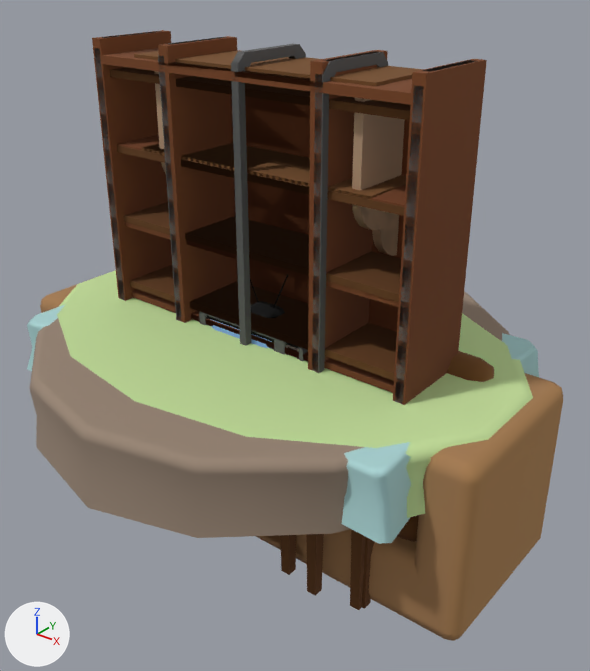
Before and after pictures for a commit that changed the FBX model Assets/3DModels/Fbx's/LivingRoom.fbx.
Both versions are drawn from a camera (50 mm lens) standing at (2.65, -3.12, 2.96) and looking at (0.16, -0.01, 1.04). Every picture has the same lights, and +X, +Y and +Z are marked at lower left. Where no turn or scale is listed for an object, it has been applied to the vertices. Vertices at the same position are counted once.

In view in the first picture: 'Armchair01', 'Bookshelf01', 'Bookshelf02', 'Bookshelf03', 'Bookshelf04', 'Bookshelf06', 'Sofa01', 'TV01', 'TV02', 'Table01', 'Table01_Sheet', 'Table02', 'Table02_Sheet', 'Table03', 'Table03_Sheet', 'Table04'.
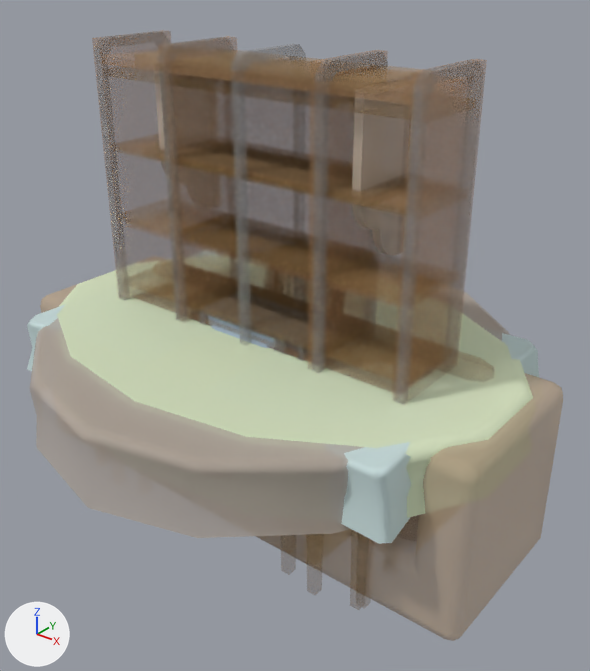
Where the newer file only moved an object's origin or applied its transform, the numbers keep the older frame.

The change, as a list of edits to the scene's bpy script:
```text
Change img_tex_gradients_png:
    img_tex_gradients_png: load_image('Tex_Gradients.png', '../../Materials/Textures/Modular_Enviro/Tex_Gradients.png', 64, 64, 'sRGB') -> load_image('Tex_Gradients.png', '../../Materials/Textures/Modular_Enviro/Tex_Gradients.png', 64, 64, 'Non-Color')
Add mat_gradients:
    mat_gradients = bpy.data.materials.new('Gradients')
    # uses the picture img_tex_gradients_emission_png
    # uses the picture img_tex_gradients_png
Change me_cylinder_026:
    where me_cylinder_026.from_pydata(...)  # 142 vertices, 154 faces; spans x -1.3..1.28, y -1.32..1.32, z 0.59..1.03
    remove me_cylinder_026.materials.append(mat_gradietns)  # picture img_tex_gradients_png
    add me_cylinder_026.materials.append(mat_gradients)
Change me_cube_097:
    where me_cube_097.from_pydata(...)  # 156 vertices, 162 faces; spans x -1.23..1.27, y -0.81..0.85, z 0.63..1.03
    remove me_cube_097.materials.append(mat_gradietns)  # picture img_tex_gradients_png
    add me_cube_097.materials.append(mat_gradients)
Change me_cube_115:
    where me_cube_115.from_pydata(...)  # 96 vertices, 80 faces; spans x -0.51..0.51, y -0.25..0.25, z 0.0..2.5
    remove me_cube_115.materials.append(mat_gradietns)  # picture img_tex_gradients_png
    add me_cube_115.materials.append(mat_gradients)
Change me_cube_114:
    where me_cube_114.from_pydata(...)  # 120 vertices, 102 faces; spans x -0.99..0.99, y -0.25..0.25, z 0.0..2.5
    remove me_cube_114.materials.append(mat_gradietns)  # picture img_tex_gradients_png
    add me_cube_114.materials.append(mat_gradients)
Change me_cube_117:
    where me_cube_117.from_pydata(...)  # 76 vertices, 88 faces; spans x -0.737..0.737, y -0.2..0.25, z 1.553..2.435
    remove me_cube_117.materials.append(mat_gradietns)  # picture img_tex_gradients_png
    add me_cube_117.materials.append(mat_gradients)
Change me_cube_100:
    remove me_cube_100.from_pydata(...)  # 71 vertices, 34 faces; spans x -1.0..1.0, y -0.25..0.25, z 0.0..2.5
    add me_cube_100.from_pydata(...)  # 70 vertices, 34 faces; spans x -1.0..1.0, y -0.25..0.25, z 0.0..2.5
    me_cube_100 part 2: 32 faces spanning x -1.0..1.0, y -0.25..0.25, z 0.0..2.5 switch from mat_gradietns (picture img_tex_gradients_png) to mat_gradients
Change me_cube_111:
    where me_cube_111.from_pydata(...)  # 304 vertices, 292 faces; spans x -1.5..1.5, y -0.5..0.5, z 0.0..1.1
    remove me_cube_111.materials.append(mat_gradietns)  # picture img_tex_gradients_png
    add me_cube_111.materials.append(mat_gradients)
Change me_cylinder_027:
    where me_cylinder_027.from_pydata(...)  # 142 vertices, 154 faces; spans x -1.44..1.45, y -1.08..1.08, z 0.67..1.03
    remove me_cylinder_027.materials.append(mat_gradietns)  # picture img_tex_gradients_png
    add me_cylinder_027.materials.append(mat_gradients)
Change me_cube_101:
    remove me_cube_101.from_pydata(...)  # 71 vertices, 34 faces; spans x -0.5..0.5, y -0.25..0.25, z 0.0..2.5
    add me_cube_101.from_pydata(...)  # 70 vertices, 34 faces; spans x -0.5..0.5, y -0.25..0.25, z 0.0..2.5
    me_cube_101 part 1: 32 faces spanning x -0.5..0.5, y -0.25..0.25, z 0.0..2.5 switch from mat_gradietns (picture img_tex_gradients_png) to mat_gradients
Change me_cylinder_025:
    where me_cylinder_025.from_pydata(...)  # 118 vertices, 104 faces; spans x -1.25..1.25, y -1.28..1.28, z 0.0..1.01
    remove me_cylinder_025.materials.append(mat_gradietns)  # picture img_tex_gradients_png
    add me_cylinder_025.materials.append(mat_gradients)
```

Pixel boxes (x1, y1, x2, y2) of what changed, in the pictures (590 x 671 px):
'Table01_Sheet', surface changed, recoloured (green to white): (57, 255, 533, 518) in both
'Bookshelf01', surface changed, reshaped (not visible afterwards): before (92, 30, 487, 405)
'Table02_Sheet', surface changed, recoloured (brown to grey): (30, 252, 510, 538) in both
'Sofa01', surface changed, recoloured: (40, 256, 563, 641) in both
'Bookshelf02', surface changed, reshaped (not visible afterwards): before (158, 36, 388, 371)
'Bookshelf03', surface changed, recoloured: (94, 31, 476, 404) in both
'Bookshelf06', surface changed, recoloured: (134, 50, 424, 256) in both
'Bookshelf04', surface changed, recoloured: (158, 37, 388, 373) in both
'Table03_Sheet', surface changed, recoloured (cyan to grey): (27, 249, 540, 544) in both
'TV01', surface changed (blue to grey): (199, 274, 308, 361) in both
'Table03', surface changed: (350, 529, 365, 610) in both
'Table02', surface changed, recoloured: (306, 534, 324, 596) in both
'Table04', surface changed: (280, 535, 296, 575) in both
'Table01', surface changed: (362, 537, 375, 609) in both
'Armchair01', surface changed: (259, 535, 305, 563) in both
'TV02', surface changed: (207, 316, 299, 351) in both
